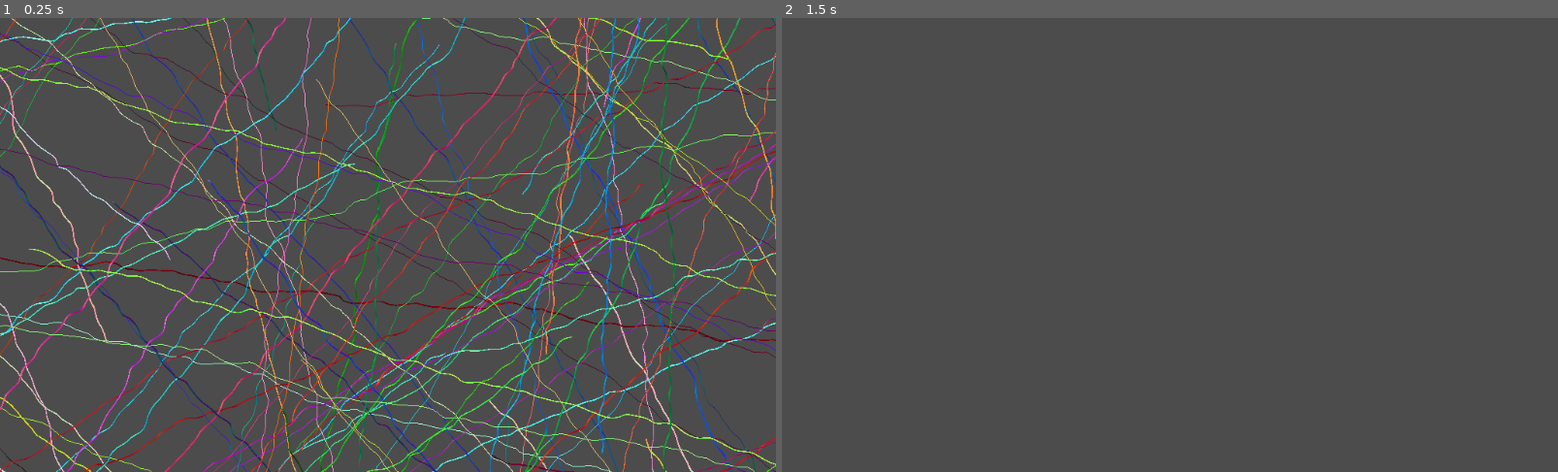
Above: before the commit, frames 1-2 (left to right).
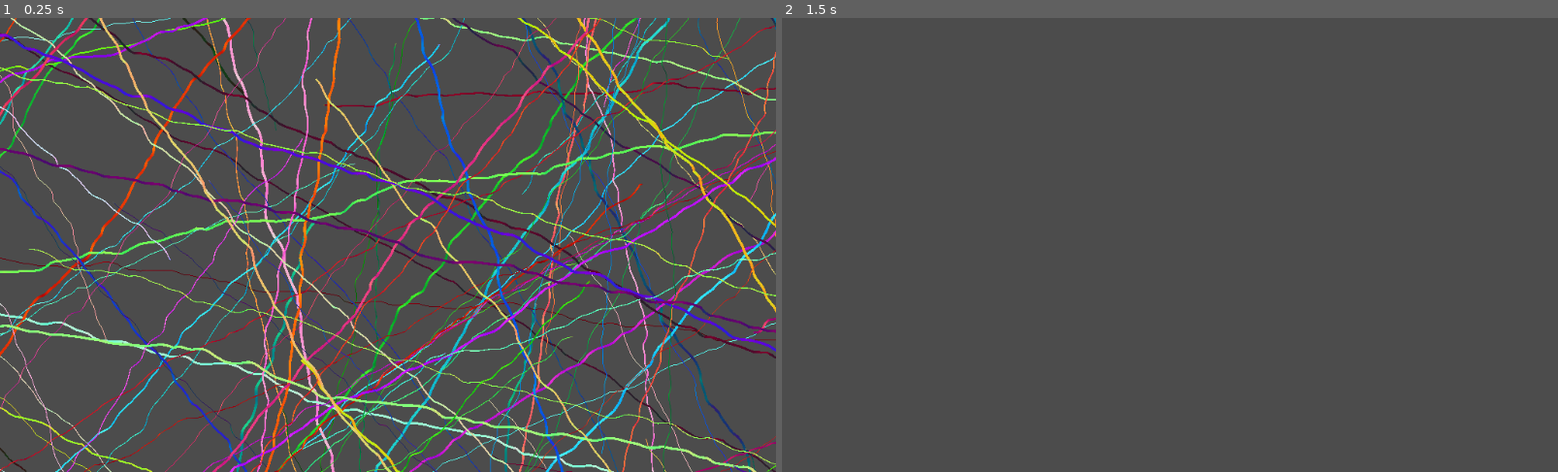
Above: after the commit, the same moments.

Repository: ioxu/microscratches-generator
Game: Godot game, scene res://texture_scenes/test_lines.tscn
Same seed, same stepped clock (60 frames per second), same inputs: the game is played once before the commit and once after it. This scene is started directly instead of the project's main scene.
Inputs (mouse positions are in pixels of both pictures, inside the frame that each line leads up to):
- Up to frame 1 (0.25 s): no input
- Up to frame 2 (1.5 s): tap Enter at 0.5 s; move the mouse to (1340, 222) at 0.52 s; hold Shift 0.53-1.28 s; click (1340, 222) at 0.67 s; tap Space at 1.25 s; move the mouse to (1014, 267) at 1.27 s; tap H at 1.35 s; click (1014, 267) at 1.42 s

The runs differ from the first frame. In frame 1, 16% of the frame differs, in the area x 0-100%, y 0-100%; in frame 2, nothing differs.

Commit message:
parameter pane expands to full width of Layer layout

Diff:
--- a/scenes/layer.tscn
+++ b/scenes/layer.tscn
@@ -51,10 +51,13 @@
 margin_top = 2.0
 margin_right = 127.0
 margin_bottom = 19.0
+size_flags_horizontal = 9
+alignment = 2
 
 [node name="layerName_Label" type="Label" parent="MarginContainer/HBoxContainer"]
 margin_right = 29.0
 margin_bottom = 17.0
+size_flags_horizontal = 9
 custom_fonts/font = SubResource( 2 )
 text = "Layer"
 
--- a/scenes/main.tscn
+++ b/scenes/main.tscn
@@ -467,6 +467,7 @@
 margin_bottom = 207.0
 size_flags_vertical = 3
 follow_focus = true
+scroll_horizontal_enabled = false
 
 [node name="layerListContainer" type="VBoxContainer" parent="ui/Control/MarginContainer/VBoxContainer/Control/HSplitContainer/VBoxContainer/mainParameterPanel__PanelContainer/MarginContainer/VBoxContainer/VSplitContainer/layersPanel_PanelContainer/MarginContainer/VBoxContainer/ScrollContainer"]
 margin_right = 131.0
@@ -698,12 +699,13 @@
 [node name="hint_label" type="Label" parent="ui/Control/MarginContainer/VBoxContainer/helpBar_PanelContainer/MarginContainer/HBoxContainer"]
 margin_right = 249.0
 margin_bottom = 15.0
+size_flags_horizontal = 9
 custom_fonts/font = SubResource( 17 )
 text = "Home : reset camera    Alt-Enter : toggle fullscreen   "
 
 [node name="hint_channel_selection_label" type="Label" parent="ui/Control/MarginContainer/VBoxContainer/helpBar_PanelContainer/MarginContainer/HBoxContainer"]
 margin_left = 253.0
-margin_right = 455.0
+margin_right = 465.0
 margin_bottom = 15.0
 hint_tooltip = "Toggle Colour Channel Display :
 
@@ -714,11 +716,12 @@
 B: blue
 T: rotation ( atan(y, x) of encoded texture vectors)"
 mouse_filter = 1
+size_flags_horizontal = 9
 custom_fonts/font = SubResource( 17 )
-text = "A,R,G,B,T :  toggle colour channel display"
+text = "A,R,G,B,T,U :  toggle colour channel display"
 
 [node name="Control" type="Control" parent="ui/Control/MarginContainer/VBoxContainer/helpBar_PanelContainer/MarginContainer/HBoxContainer"]
-margin_left = 459.0
+margin_left = 469.0
 margin_right = 786.0
 margin_bottom = 15.0
 size_flags_horizontal = 3
--- a/texture_scenes/test_lines.gd
+++ b/texture_scenes/test_lines.gd
@@ -6,6 +6,10 @@
 
 export var n_lines := 300#10000
 export var local_seed := 1
+
+export var thickness_min := 0.1
+export var thickness_max := 3.5
+
 
 var idim = 1024
 var mdim = idim * 3
@@ -51,7 +55,8 @@
 		else:
 			lines_colours.append( vcolours_simple(line) )
 
-		lines_widths.append( Util.randf_range(0.35, 2.0) )
+		lines_widths.append( Util.randf_range(thickness_max, thickness_min) )
+
 	DRAWN = false
 	update()
 
Not shown: 1 places in scenes/main.tscn that only renumber resources
